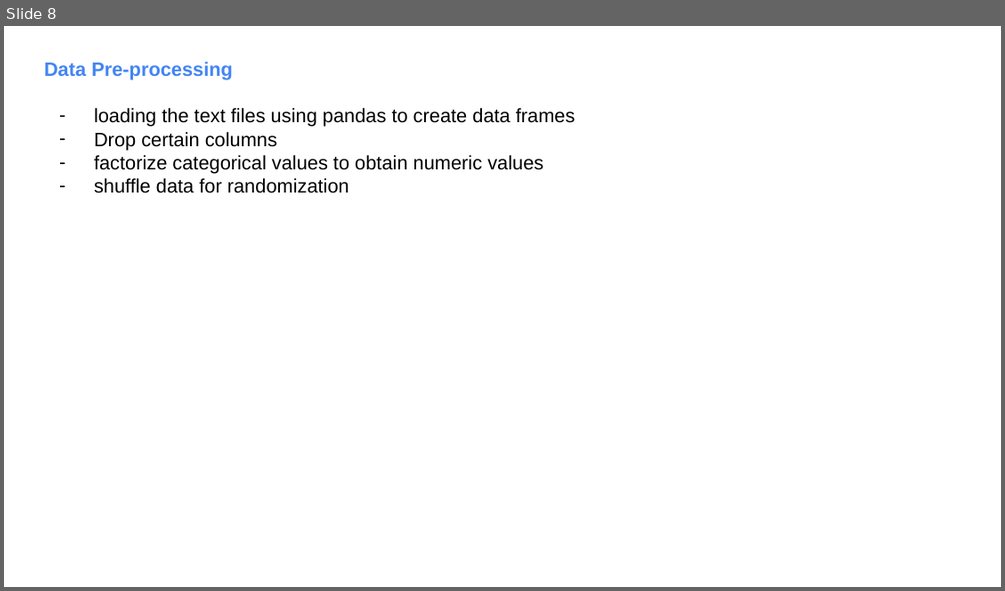
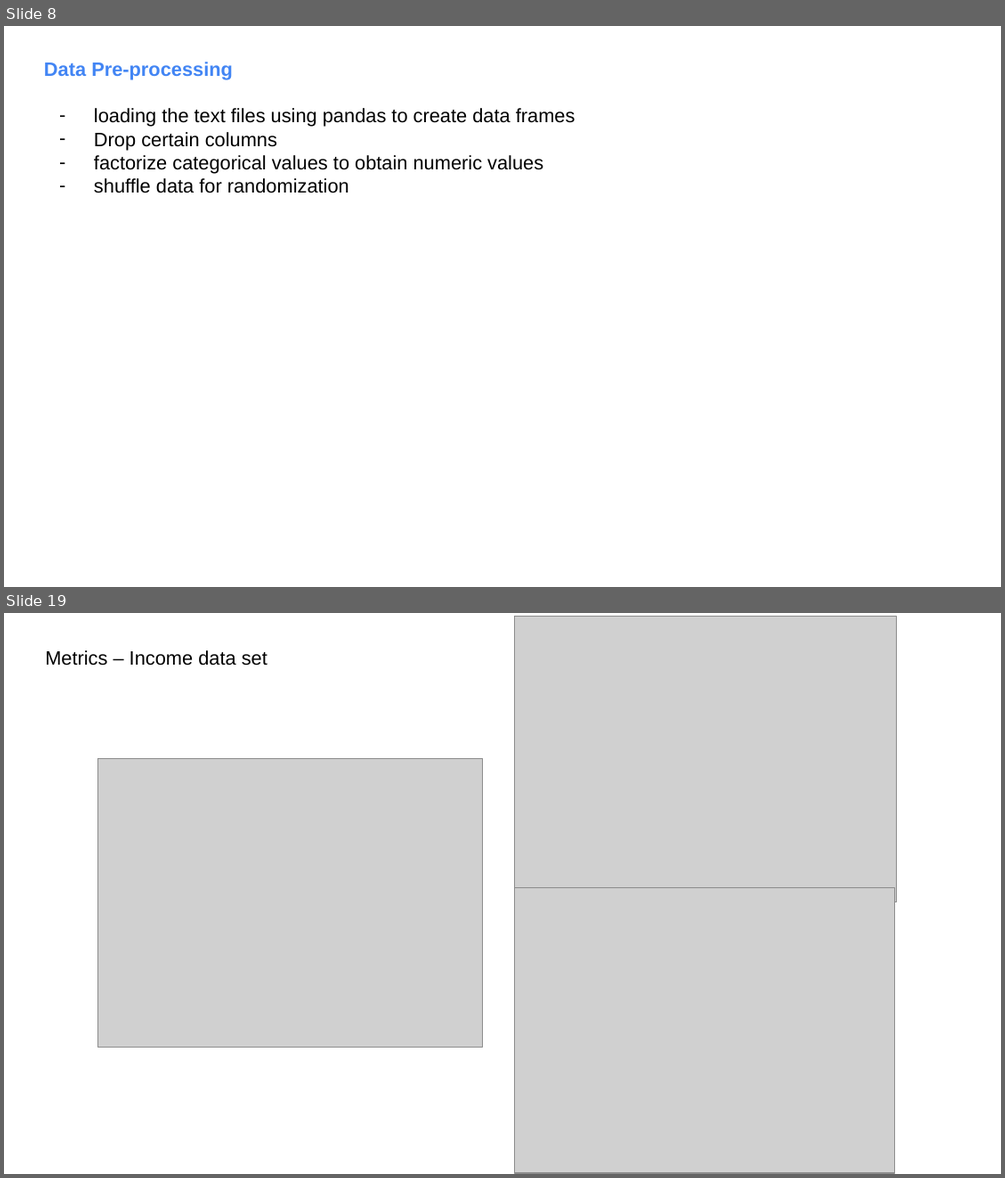
Before and after one commit to fambrogi/MachineLearning, a slide deck: ex_3/Slides_ML_3.pptx. Shown one above the other, each under a label of ours: slide 8 before the commit, slides 8 and 19 after it; the slides between them are not shown. The pictures are 1005x591 and 1005x1178 pixels, drawn with LibreOffice and Linux fonts; fonts in the diff are those of the drawing; grey boxes stand for pictures. Boxes give left, top, right and bottom in pixels: in the first picture for what was removed or moved away, otherwise in the second. Text is boxed around its words. In the diff, an @@ line names an element or a change of style, - is before the commit and + after.

```diff
--- a/ex_3/Slides_ML_3.pptx
+++ b/ex_3/Slides_ML_3.pptx
@@ slide 19 added at box(4, 613, 1001, 1174), background #FFFFFF @@
@@ picture added at box(514, 616, 896, 902) @@
@@ text added at box(45, 650, 267, 666), 14 pt, text #000000 @@
+Metrics – Income data set
@@ picture added at box(97, 759, 483, 1046) @@
@@ picture added at box(514, 888, 895, 1173) @@
```
Also in this commit, not shown: 1 slide changed, 6 other slides added, 5 slides removed, 16 other files.
